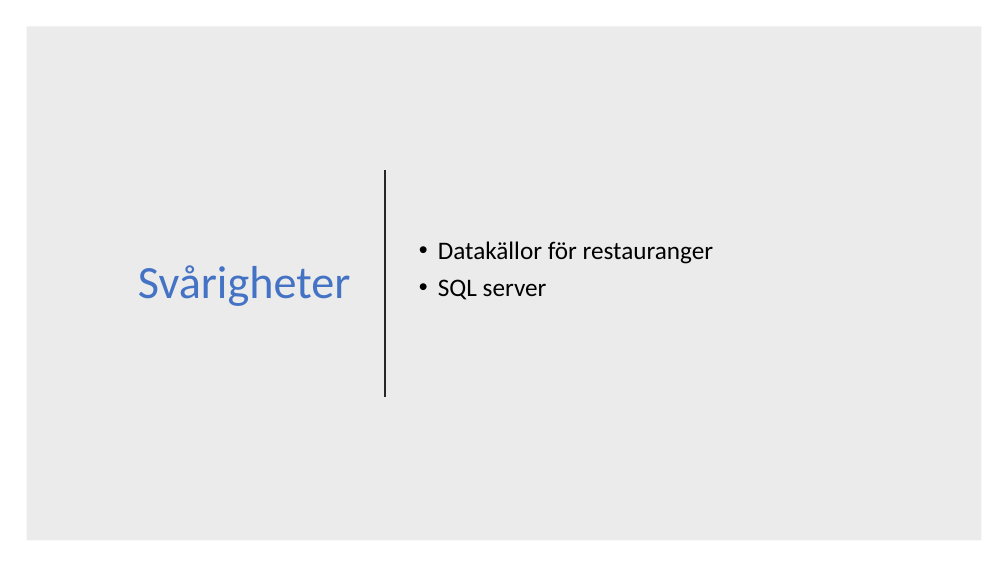
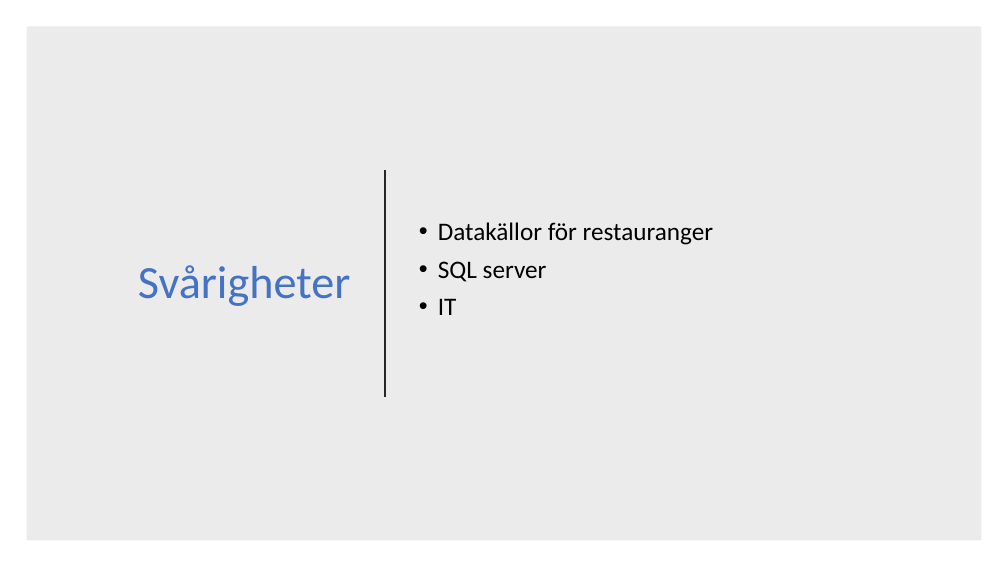
Before and after one commit to sobo1801/UnicornCo, a slide deck: slide 7 of Unicorn Co.pptx. Drawn at 1008x567 pixels with LibreOffice and Linux fonts; fonts in the diff are those of the drawing. Boxes give left, top, right and bottom in pixels: in the first picture for what was removed or moved away, otherwise in the second. Text is boxed around its words. In the diff, an @@ line names an element or a change of style, - is before the commit and + after.

```diff
--- a/Unicorn Co.pptx
+++ b/Unicorn Co.pptx
@@ text at (438,298,457,315): paragraph added @@
+• IT
```
Also in this commit, not shown: 1 other slide changed, 4 other files.
